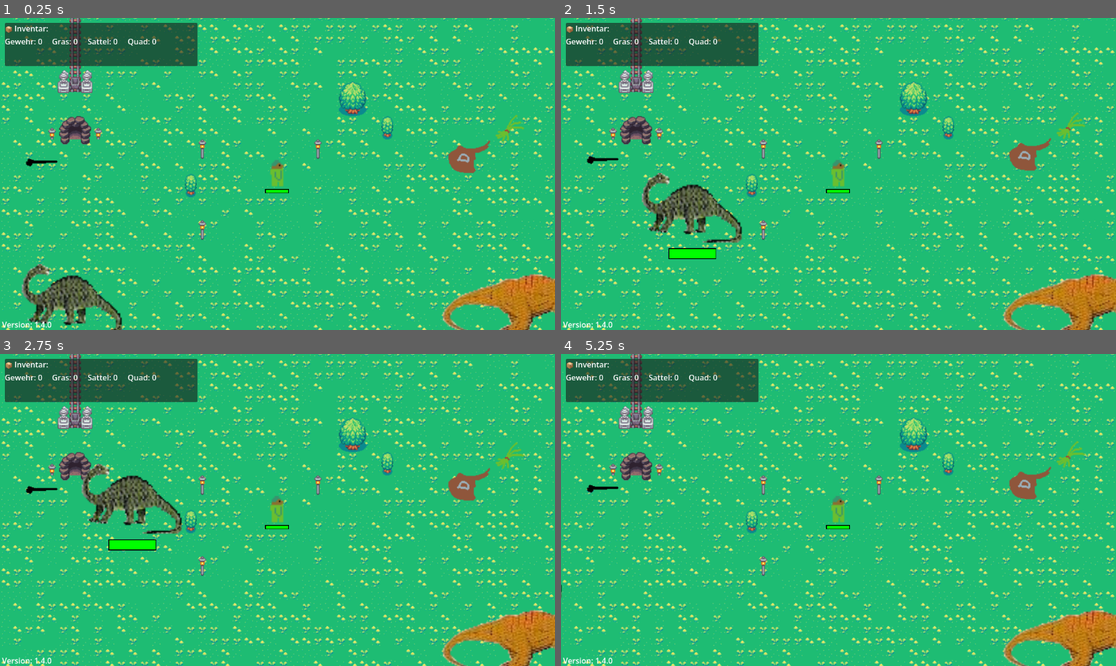
Above: before the commit, frames 1-4 (two rows, left to right).
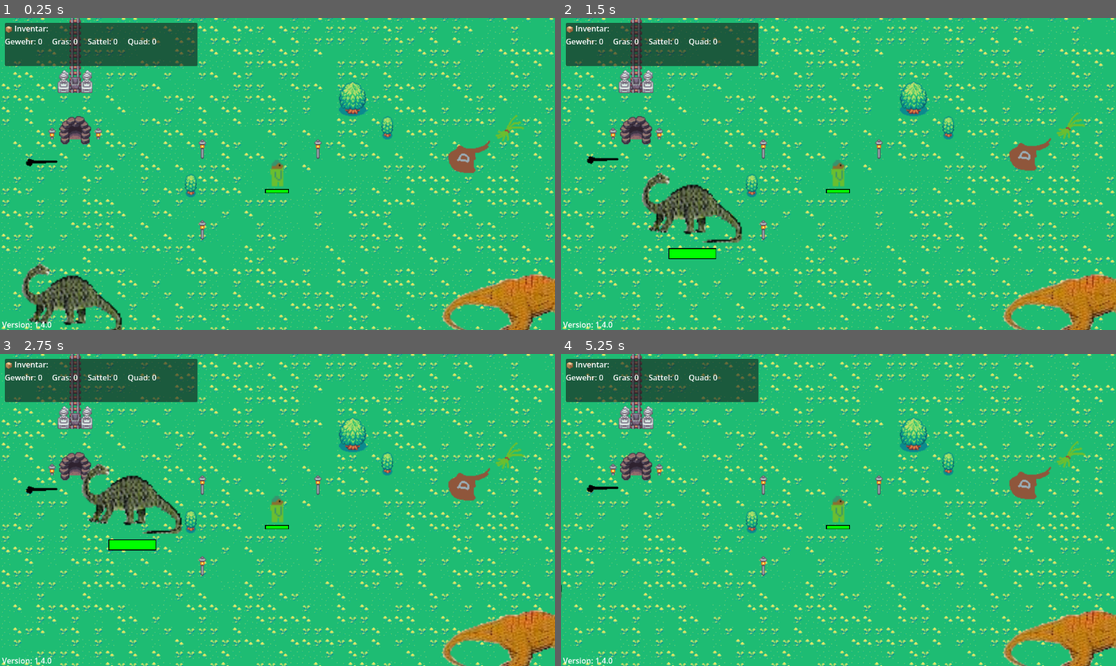
Above: after the commit, the same moments.

Repository: twiederk/Dinojagd
Game: Godot game, scene res://scenes/main/Main.tscn
The game is run twice, just before and just after one commit, with the same random seed, the same clock (stepped at 60 frames per second) and the same inputs.
Inputs:
- Up to frame 1 (0.25 s): no input
- Up to frame 2 (1.5 s): tap Enter (ui_accept) at 0.5, 0.77 s; hold E (interact) 0.53-1.28 s; tap Q (toggle_quad) at 1.35 s
- Up to frame 3 (2.75 s): tap Enter (ui_accept) at 1.52 s; hold E (interact) from 2.03 s (still down)
- Up to frame 4 (5.25 s): release E (interact) at 2.78 s; tap Q (toggle_quad) at 2.85, 4.35 s; tap Enter (ui_accept) at 3.02, 3.77, 4.52 s; hold E (interact) 3.53-4.28 s; hold E (interact) from 5.03 s (still down)

The runs differ from the first frame. In frame 1, 16% of the frame differs, in the area x 0-100%, y 0-100%; in frame 2, 16%; in frame 3, 16%; in frame 4, 17%.

Commit message:
Removed lore

Diff:
--- a/sourcecode/scenes/main/Main.tscn
+++ b/sourcecode/scenes/main/Main.tscn
@@ -14,12 +14,11 @@
 script = ExtResource("MainScript")
 
 [node name="ErdbodenEbene" type="TileMapLayer" parent="." unique_id=1641488514]
-position = Vector2(0, 14)
+position = Vector2(0, 16)
 tile_map_data = PackedByteArray("AADn//L/AAAFAAEAAADn//P/AAAGAAEAAADo//L/AAAFAAAAAADo//P/AAAFAAEAAADn//T/AAAFAAEAAADn// …(214848 unchanged characters)…
 tile_set = ExtResource("2_sjxhf")
 
 [node name="SchienenEbene" type="TileMapLayer" parent="." unique_id=724656592]
-position = Vector2(0, -1)
 tile_map_data = PackedByteArray("AADu//j/AAAVAAEAAADu//f/AAAVAAEAAADu//b/AAAVAAEAAADu//X/AAAVAAEAAADu//T/AAAVAAEAAADu// …(9760 unchanged characters)…
 tile_set = ExtResource("2_sjxhf")
 
@@ -41,12 +40,6 @@
 [node name="Lore" parent="." unique_id=1638033406 instance=ExtResource("LoreScene")]
 position = Vector2(-280, -125)
 
-[node name="Lore4" parent="." unique_id=1644880643 instance=ExtResource("LoreScene")]
-position = Vector2(280, -461)
-
-[node name="Lore2" parent="." unique_id=1758689494 instance=ExtResource("LoreScene")]
-position = Vector2(-657, 578)
-
 [node name="Lore3" parent="." unique_id=489302124 instance=ExtResource("LoreScene")]
 position = Vector2(-224, 451)
 
